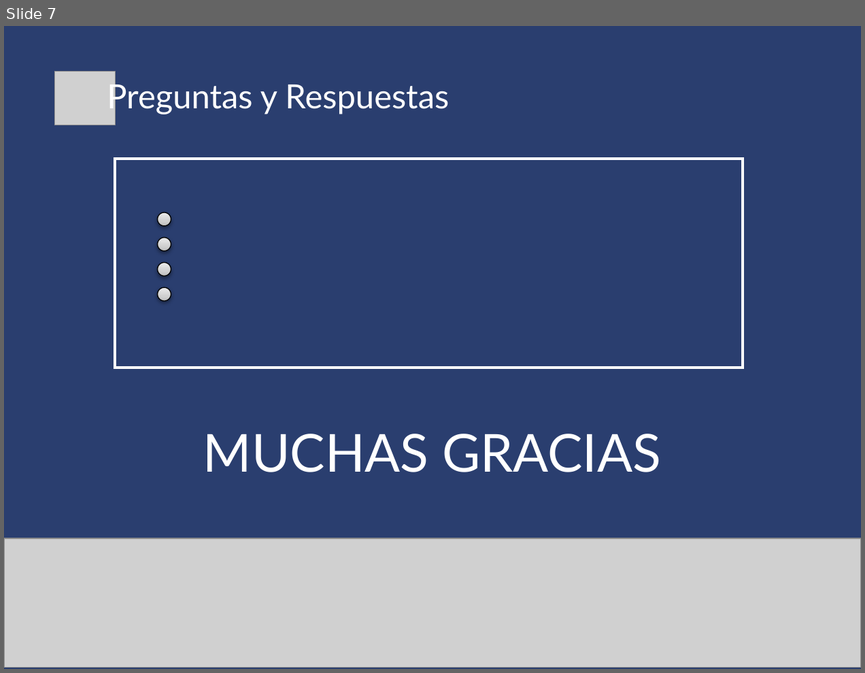
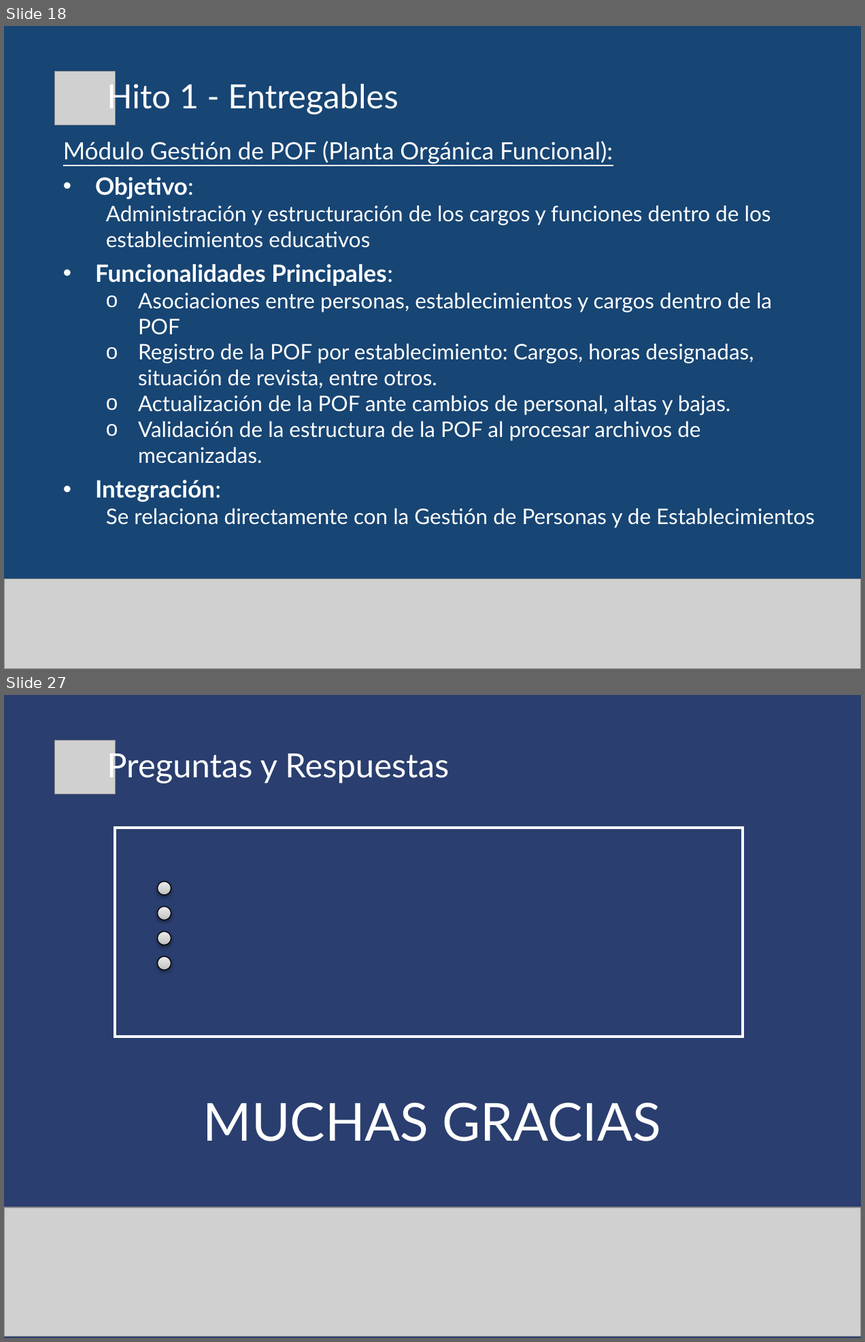
Before and after one commit to gabulopezmdq-ui/Eventia, a slide deck: Documentacion/DocumentacionProyecto/Presentaciones/MEC_Hito1.pptx. Shown one above the other, each under a label of ours: slide 7 before the commit, slides 18 and 27 after it; the slides between them are not shown. The pictures are 865x673 and 865x1342 pixels, drawn with LibreOffice and Linux fonts; fonts in the diff are those of the drawing; grey boxes stand for pictures. Boxes give left, top, right and bottom in pixels: in the first picture for what was removed or moved away, otherwise in the second. Text is boxed around its words. In the diff, an @@ line names an element or a change of style, - is before the commit and + after.

```diff
--- a/Documentacion/DocumentacionProyecto/Presentaciones/MEC_Hito1.pptx
+++ b/Documentacion/DocumentacionProyecto/Presentaciones/MEC_Hito1.pptx
@@ slide 18 added at <box>4,26,861,669</box>, background #174574 @@
@@ picture added at <box>54,72,116,125</box> @@
@@ text added at <box>107,79,398,115</box>, 28 pt, text #FFFFFF @@
+Hito 1 - Entregables
@@ text added at <box>63,141,815,528</box>, 18 pt, text #FFFFFF @@
+Módulo Gestión de POF (Planta Orgánica Funcional):
+• Objetivo:
+  Administración y estructuración de los cargos y funciones dentro de los establecimientos educativos
+• Funcionalidades Principales:
+  o Asociaciones entre personas, establecimientos y cargos dentro de la POF
+  o Registro de la POF por establecimiento: Cargos, horas designadas, situación de revista, entre otros.
+  o Actualización de la POF ante cambios de personal, altas y bajas.
+  o Validación de la estructura de la POF al procesar archivos de mecanizadas.
+• Integración:
+  Se relaciona directamente con la Gestión de Personas y de Establecimientos
@@ picture added at <box>4,579,861,669</box> @@
@@ what was slide 7 is now slide 27 @@
```
Also in this commit, not shown: 5 slides changed, 19 other slides added.
